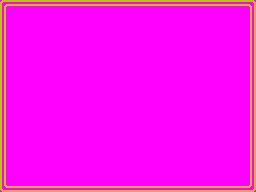
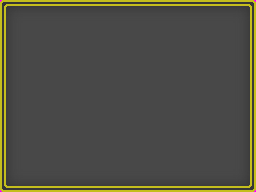
Two versions of the same layered image (256 × 192). Layer-by-layer changes:
added layer "shadow" above "background" over box(2, 2, 254, 190)
added layer "background" above "Arrière-plan" over box(2, 2, 254, 190)
